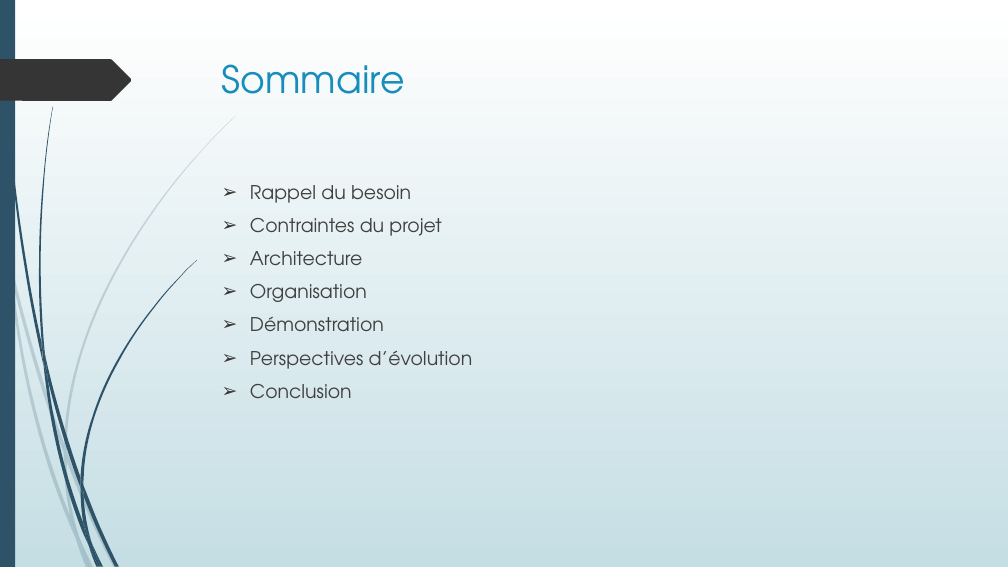
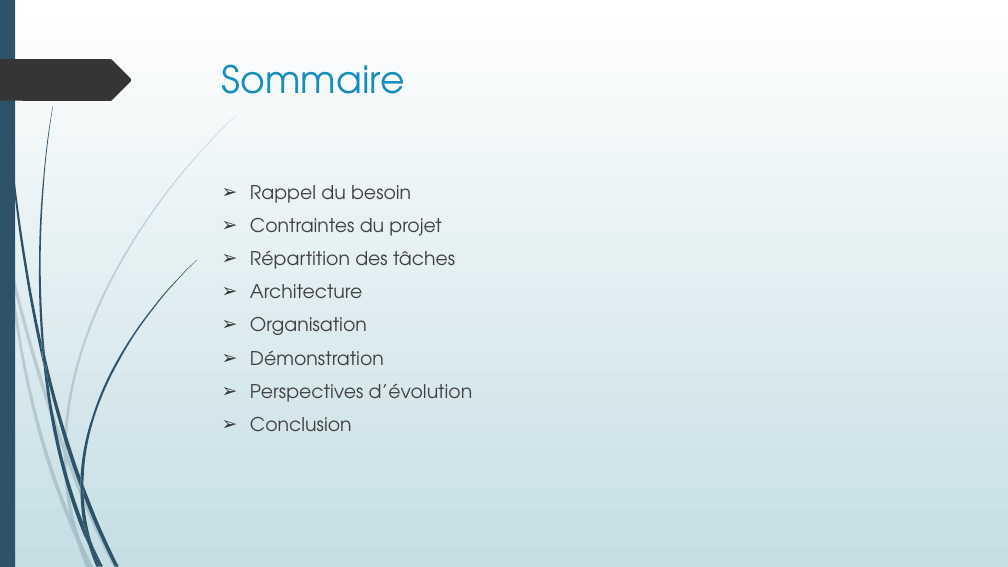
Before and after one commit to Ancalimeras/PuyDuFou, a slide deck: slide 3 of PPT JEE ANDROID.pptx. Drawn at 1008x567 pixels with LibreOffice and Linux fonts; fonts in the diff are those of the drawing. Boxes give left, top, right and bottom in pixels: in the first picture for what was removed or moved away, otherwise in the second. Text is boxed around its words. In the diff, an @@ line names an element or a change of style, - is before the commit and + after.

```diff
--- a/PPT JEE ANDROID.pptx
+++ b/PPT JEE ANDROID.pptx
@@ text at <box>250,250,455,269</box>: paragraph added @@
+➢ Répartition des tâches
```
Also in this commit, not shown: 4 other slides changed, 3 slides added, 1 slide removed.
